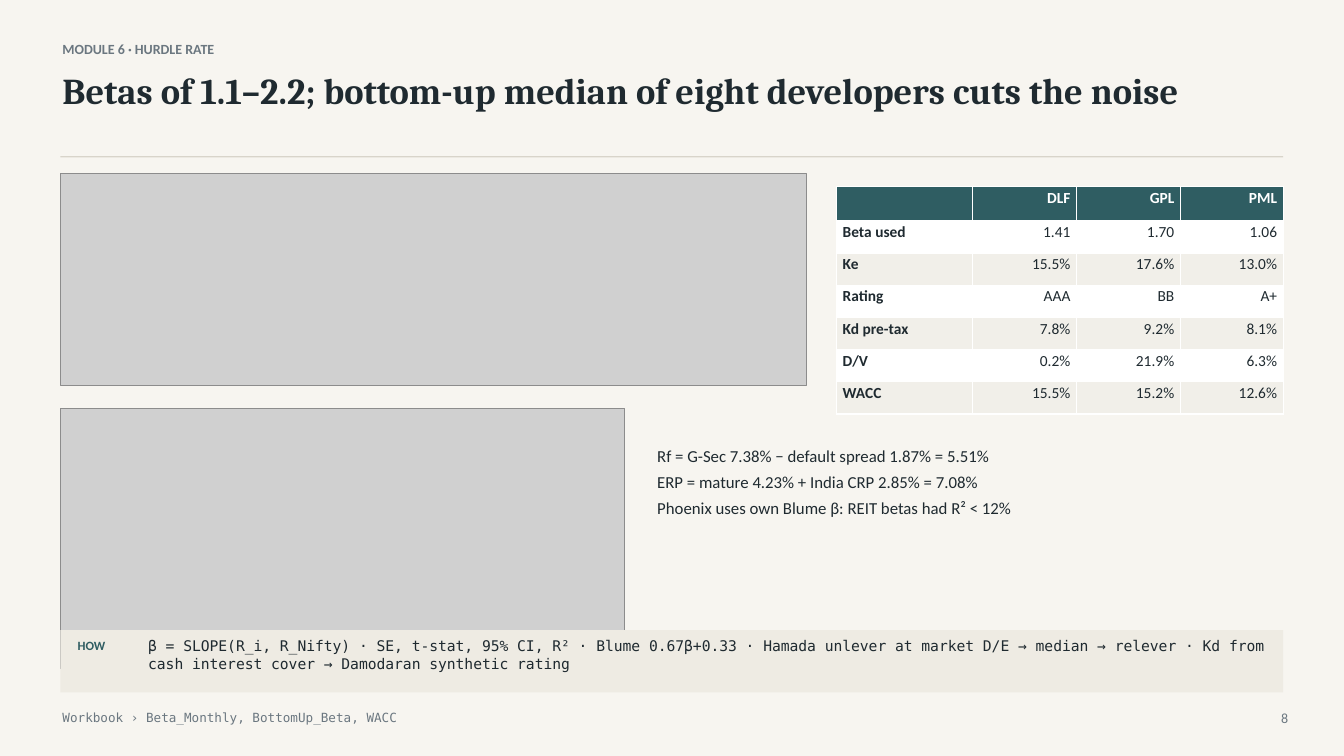
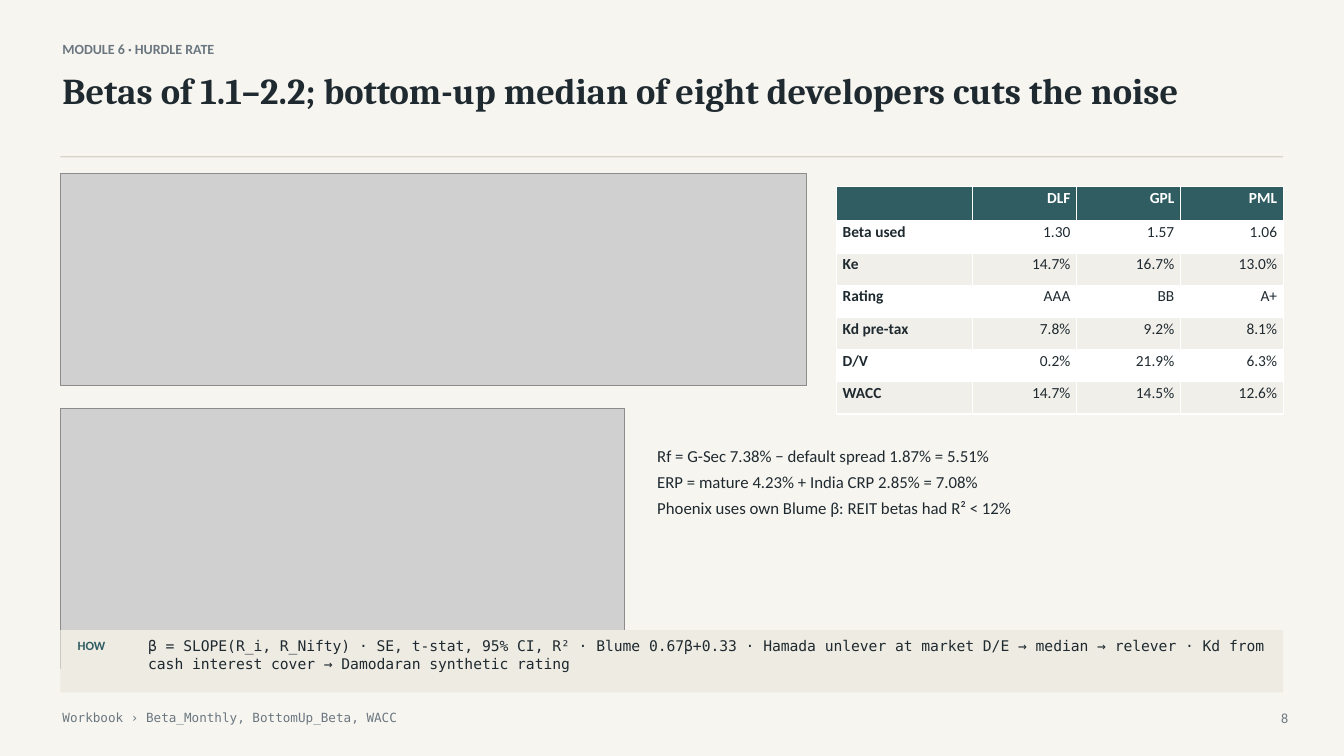
Before and after one commit to atharvaakz/BAAV, a slide deck: slide 8 of reports/ProjectBaav_Group27_Presentation.pptx. Drawn at 1344x756 pixels with LibreOffice and Linux fonts; fonts in the diff are those of the drawing; grey boxes stand for pictures. Boxes give left, top, right and bottom in pixels: in the first picture for what was removed or moved away, otherwise in the second. Text is boxed around its words. In the diff, an @@ line names an element or a change of style, - is before the commit and + after.

```diff
--- a/reports/ProjectBaav_Group27_Presentation.pptx
+++ b/reports/ProjectBaav_Group27_Presentation.pptx
@@ table at [837,187,1284,412] @@
-row 2, column 2: 1.41
+row 2, column 2: 1.30
-row 2, column 3: 1.70
+row 2, column 3: 1.57
-row 3, column 2: 15.5%
+row 3, column 2: 14.7%
-row 3, column 3: 17.6%
+row 3, column 3: 16.7%
-row 7, column 2: 15.5%
+row 7, column 2: 14.7%
-row 7, column 3: 15.2%
+row 7, column 3: 14.5%
```
Also in this commit, not shown: 6 other slides changed, 9 other files.
